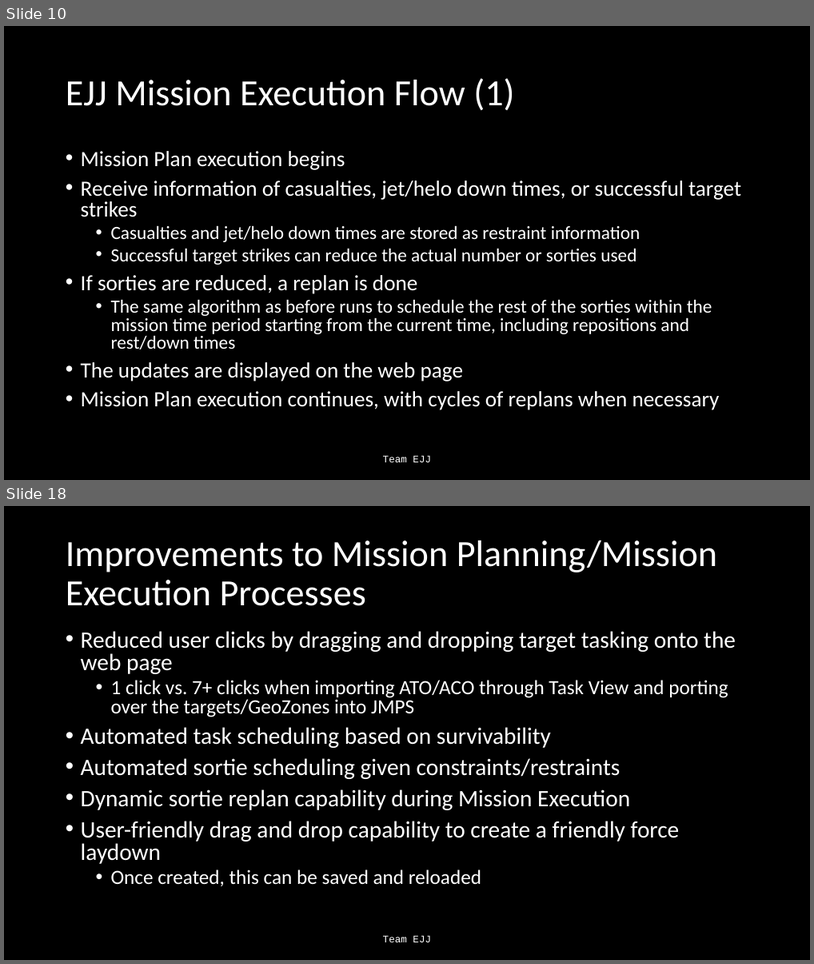
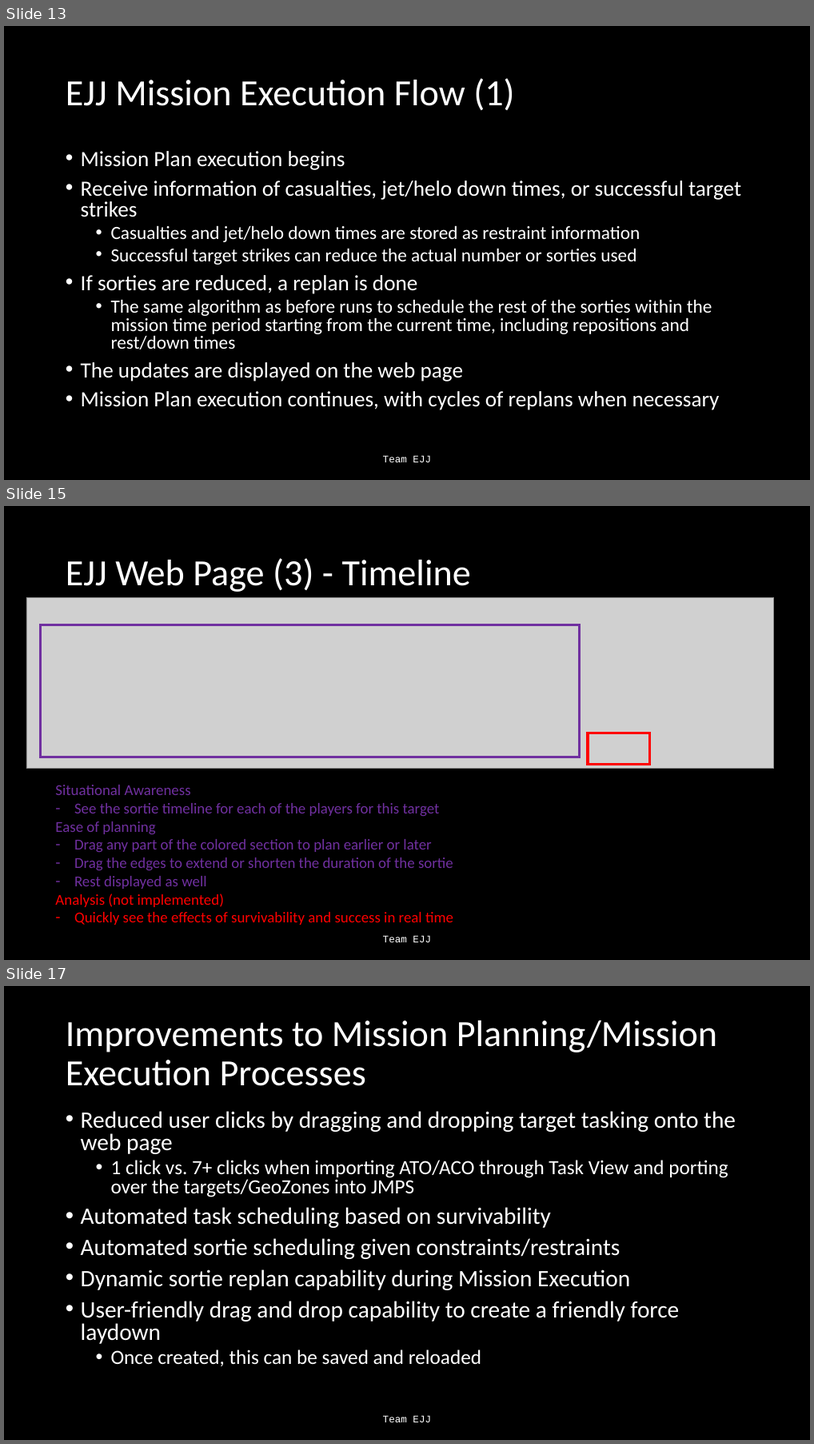
Before and after one commit to Jonathan805/RestrictedPlanning, a slide deck: TeamEJJ.pptx. Shown one above the other, each under a label of ours: slides 10 and 18 before the commit, slides 13, 15 and 17 after it; the slides between them are not shown. The pictures are 814x964 and 814x1444 pixels, drawn with LibreOffice and Linux fonts; fonts in the diff are those of the drawing; grey boxes stand for pictures. Boxes give left, top, right and bottom in pixels: in the first picture for what was removed or moved away, otherwise in the second. Text is boxed around its words. In the diff, an @@ line names an element or a change of style, - is before the commit and + after.

Commit message:
removed garbage toasts.  added more buttons to each target and toatsts.  updated power point

```diff
--- a/TeamEJJ.pptx
+++ b/TeamEJJ.pptx
@@ slide 15 added at bbox=[4, 506, 810, 960], background #000000 @@
@@ title added at bbox=[66, 558, 471, 592], 44 pt, text #FFFFFF @@
+EJJ Web Page (3) - Timeline
@@ picture added at bbox=[26, 597, 774, 768] @@
@@ rectangle added at bbox=[40, 625, 580, 757], outline #7030A0 3 pt @@
@@ rectangle added at bbox=[588, 733, 650, 764], outline #FF0000 3 pt @@
@@ text added at bbox=[55, 784, 454, 924], 18 pt, text #7030A0 @@
+Situational Awareness
+– See the sortie timeline for each of the players for this target
+Ease of planning
+– Drag any part of the colored section to plan earlier or later
+– Drag the edges to extend or shorten the duration of the sortie
+– Rest displayed as well
+Analysis (not implemented)
+– Quickly see the effects of survivability and success in real time
@@ text added at bbox=[383, 935, 431, 942], 12 pt, text #FFFFFF @@
+Team EJJ
@@ what was slide 10 is now slide 13 @@
@@ what was slide 18 is now slide 17 @@
```
Also in this commit, not shown: 5 slides changed, 2 other slides added, 4 other files.
